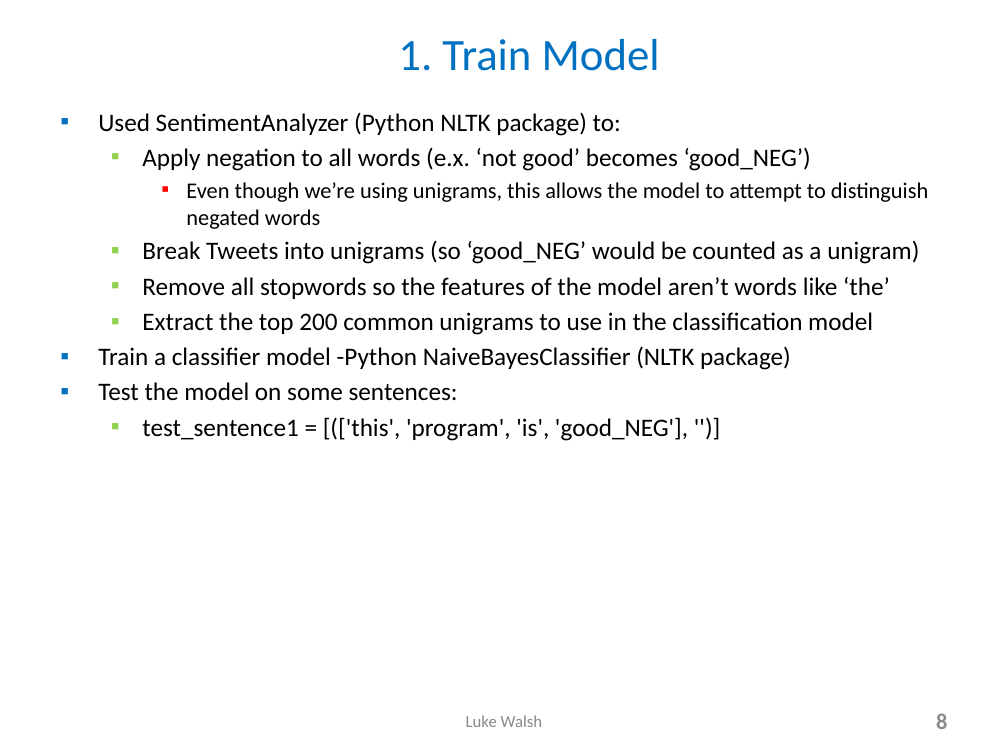
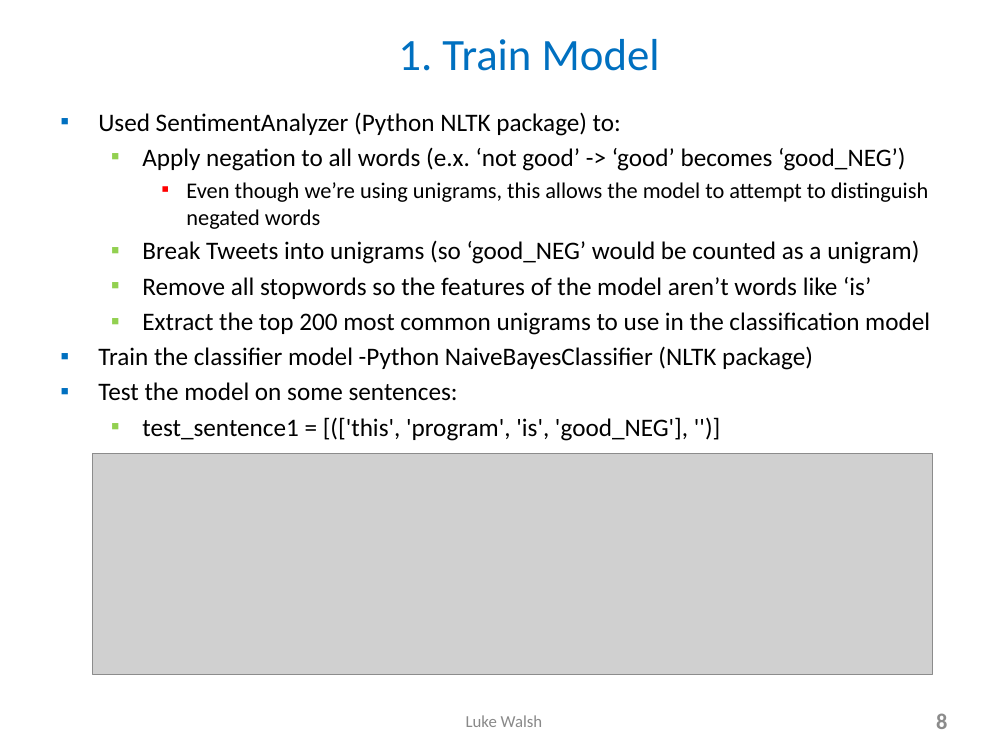
Before and after one commit to lukewalshct/Twitter_Sentiment, a slide deck: slide 8 of Spark_Streaming_NLTK_LWalsh_15min.pptx. Drawn at 1008x756 pixels with LibreOffice and Linux fonts; fonts in the diff are those of the drawing; grey boxes stand for pictures. Boxes give left, top, right and bottom in pixels: in the first picture for what was removed or moved away, otherwise in the second. Text is boxed around its words. In the diff, an @@ line names an element or a change of style, - is before the commit and + after.

Commit message:
updated ppt

```diff
--- a/Spark_Streaming_NLTK_LWalsh_15min.pptx
+++ b/Spark_Streaming_NLTK_LWalsh_15min.pptx
@@ text at (x1=142, y1=147, x2=905, y2=171): text changed @@
-  ▪ Apply negation to all words (e.x. ‘not good’ becomes ‘good_NEG’)
+  ▪ Apply negation to all words (e.x. ‘not good’ -> ‘good’ becomes ‘good_NEG’)
@@ text at (x1=98, y1=277, x2=930, y2=370): text changed @@
-  ▪ Remove all stopwords so the features of the model aren’t words like ‘the’
-  ▪ Extract the top 200 common unigrams to use in the classification model
-▪ Train a classifier model -Python NaiveBayesClassifier (NLTK package)
+  ▪ Remove all stopwords so the features of the model aren’t words like ‘is’
+  ▪ Extract the top 200 most common unigrams to use in the classification model
+▪ Train the classifier model -Python NaiveBayesClassifier (NLTK package)
@@ picture added at (x1=93, y1=454, x2=932, y2=674) @@
```
Also in this commit, not shown: 3 other slides changed, 3 slides added, 1 other file.
